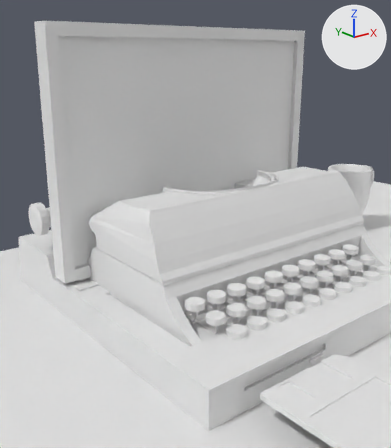
What one commit did to the Blender file models/office.blend.
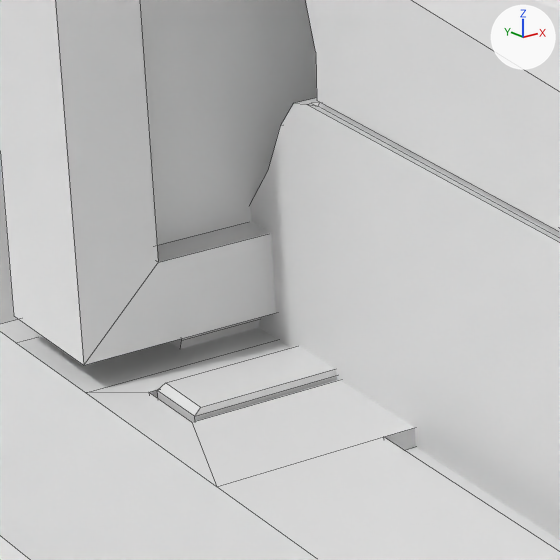
Each version is shown from a 50 mm camera at (-0.559, -0.615, 1.127) aimed at (-0.077, -0.012, 0.886), then close up on the part from 14% to 33% of the width and 52% to 69% of the height. The lights are fixed; the arrows at upper right show +X, +Y and +Z. The first two pictures are the older version. The close-ups show mesh edges as thin lines.

The first close-up shows 'Computer', 'Computer Screen', 'Power Button', 'Type Writer' and 1 more.
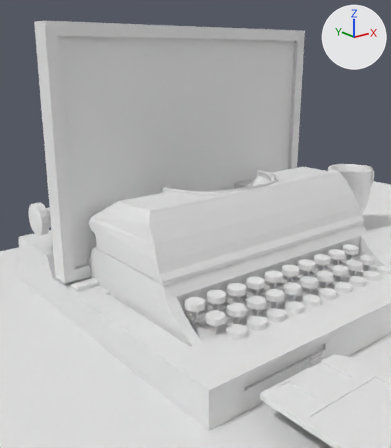
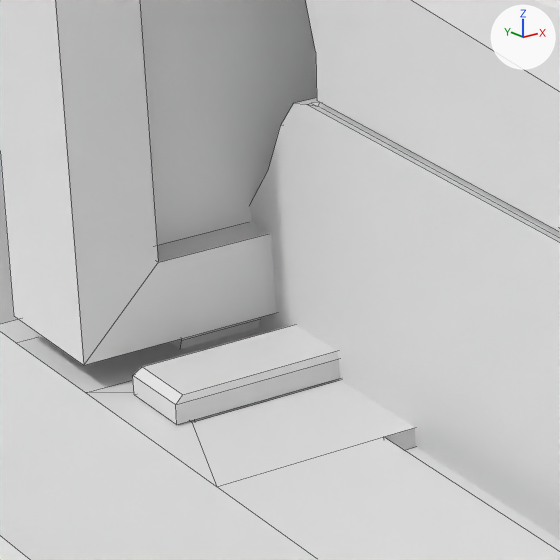
Pixel boxes [x1, y1, x2, y2] of what changed, in the close-ups (560 x 560 px):
'Power Button Selection', added
    after: [133, 325, 340, 425]
'Power Button', unchanged, covered by the edit
    before: [158, 346, 337, 422]
    after: [191, 379, 337, 422]

Diff of the bpy script that builds the scene:
```diff
--- a/models/office.blend.py
+++ b/models/office.blend.py
@@ me_cube_009 @@
+me_cube_009.from_pydata([(-0.2432, 0.071, 0.8003), (-0.1773, 0.071, 0.8003), (-0.2432, 0.0526, 0.8003), (-0.1773, 0.0526, 0.8003), (-0.2432, 0.071, 0.8046), (-0.1773, 0.071, 0.8046), (-0.2432, 0.0526, 0.8046), (-0.1773, 0.0526, 0.8046), (-0.2413, 0.0705, 0.8061), (-0.1792, 0.0705, 0.8061), (-0.2413, 0.0531, 0.8061), (-0.1792, 0.0531, 0.8061)], [], [(3, 1, 5, 7), (4, 6, 10, 8), (2, 3, 7, 6), (0, 2, 6, 4), (1, 0, 4, 5), (10, 11, 9, 8), (5, 4, 8, 9), (7, 5, 9, 11), (6, 7, 11, 10), (1, 3, 2, 0)])
+me_cube_009.materials.append(mat_computer)  # white #e7e7e7
@@ ob_power_button_selection @@
+ob_power_button_selection = bpy.data.objects.new('Power Button Selection', me_cube_009)
+ob_power_button_selection.parent = ob_power_button
+ob_power_button_selection.matrix_parent_inverse = Matrix(((1.0, 0.0, 0.0, 0.21), (0.0, 1.0, 0.0, -0.0618), (0.0, 0.0, 1.0, -0.8), (0.0, 0.0, 0.0, 1.0)))
+ob_power_button_selection.location = (0.0, 0.0, 0.0)
```
